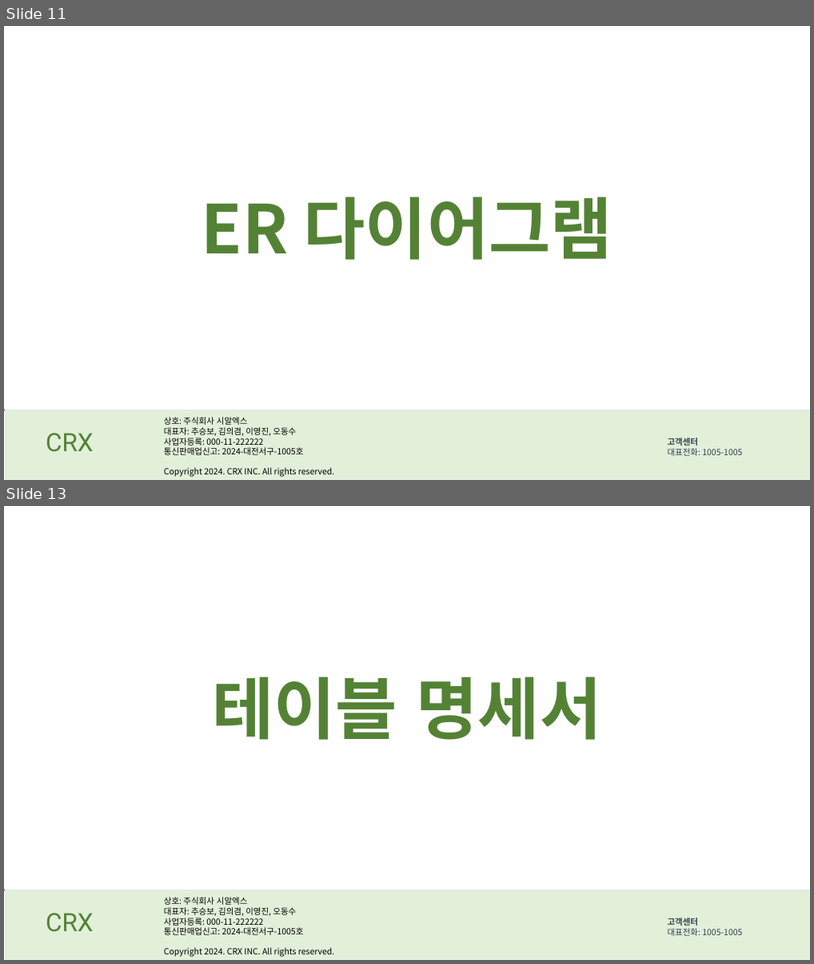
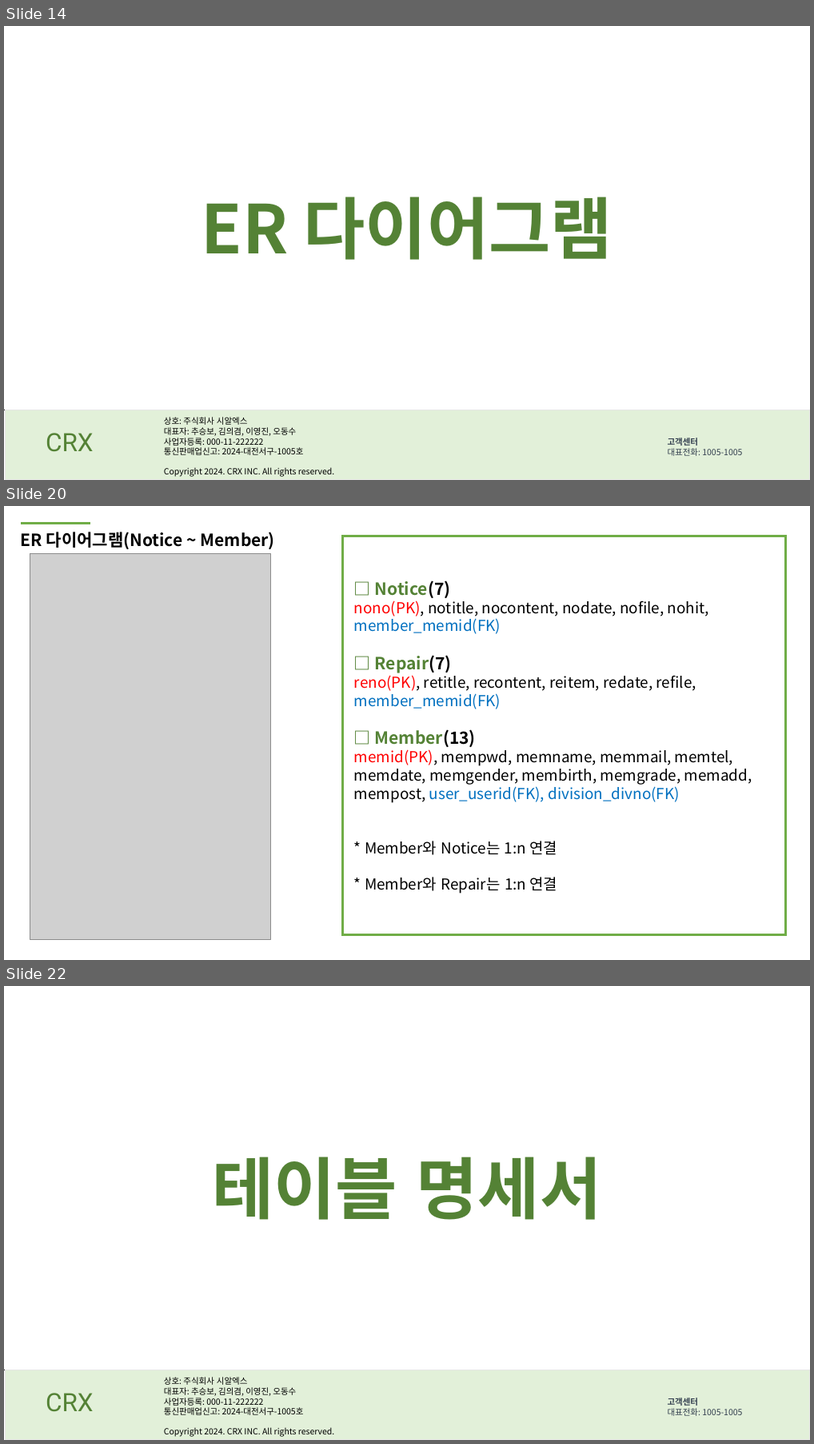
Before and after one commit to DongSooOh/trainProject, a slide deck: 5조 2차 발표자료 ppt.pptx. Shown one above the other, each under a label of ours: slides 11 and 13 before the commit, slides 14, 20 and 22 after it; the slides between them are not shown. The pictures are 814x964 and 814x1444 pixels, drawn with LibreOffice and Linux fonts; fonts in the diff are those of the drawing; grey boxes stand for pictures. Boxes give left, top, right and bottom in pixels: in the first picture for what was removed or moved away, otherwise in the second. Text is boxed around its words. In the diff, an @@ line names an element or a change of style, - is before the commit and + after.

```diff
--- a/5조 2차 발표자료 ppt.pptx
+++ b/5조 2차 발표자료 ppt.pptx
@@ slide 20 added at [4, 506, 810, 960], background #FFFFFF @@
@@ line added from (21, 523) to (90, 523), #70AD47 3 pt @@
@@ text added at [21, 532, 275, 549], 20 pt, text #000000, bold @@
+ER 다이어그램(Notice ~ Member)
@@ picture added at [30, 553, 270, 939] @@
@@ rectangle added at [342, 536, 786, 935], outline #70AD47 3 pt, 18 pt, text #000000 @@
+□ Notice(7)
+nono(PK), notitle, nocontent, nodate, nofile, nohit, member_memid(FK)
+□ Repair(7)
+reno(PK), retitle, recontent, reitem, redate, refile, member_memid(FK)
+□ Member(13)
+memid(PK), mempwd, memname, memmail, memtel, memdate, memgender, membirth, memgrade, memadd, mempost, user_userid(FK), division_divno(FK)
+* Member와 Notice는 1:n 연결
+* Member와 Repair는 1:n 연결
@@ what was slide 11 is now slide 14 @@
@@ what was slide 13 is now slide 22 @@
```
Also in this commit, not shown: 3 slides changed, 28 other slides added, 4 slides removed.
